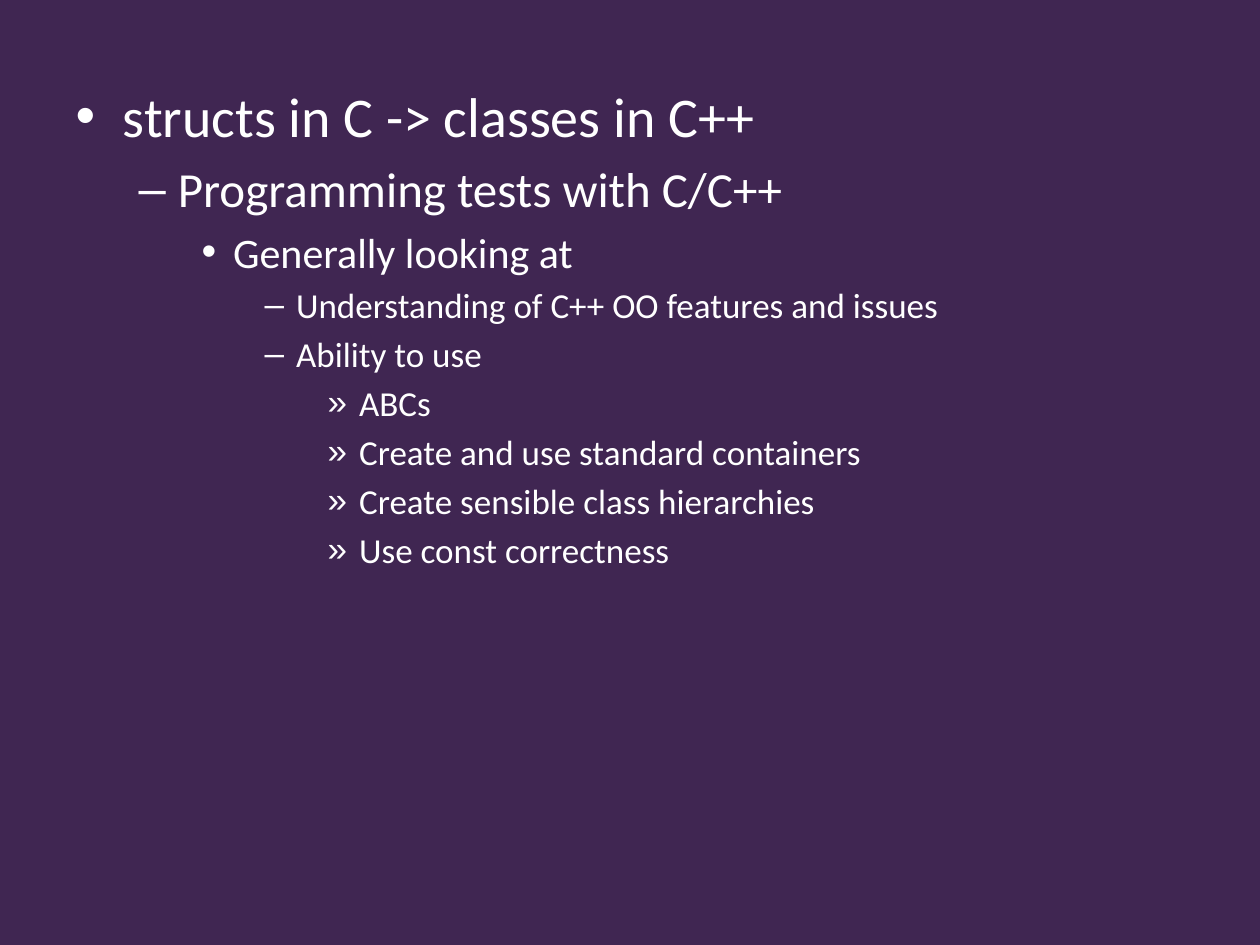
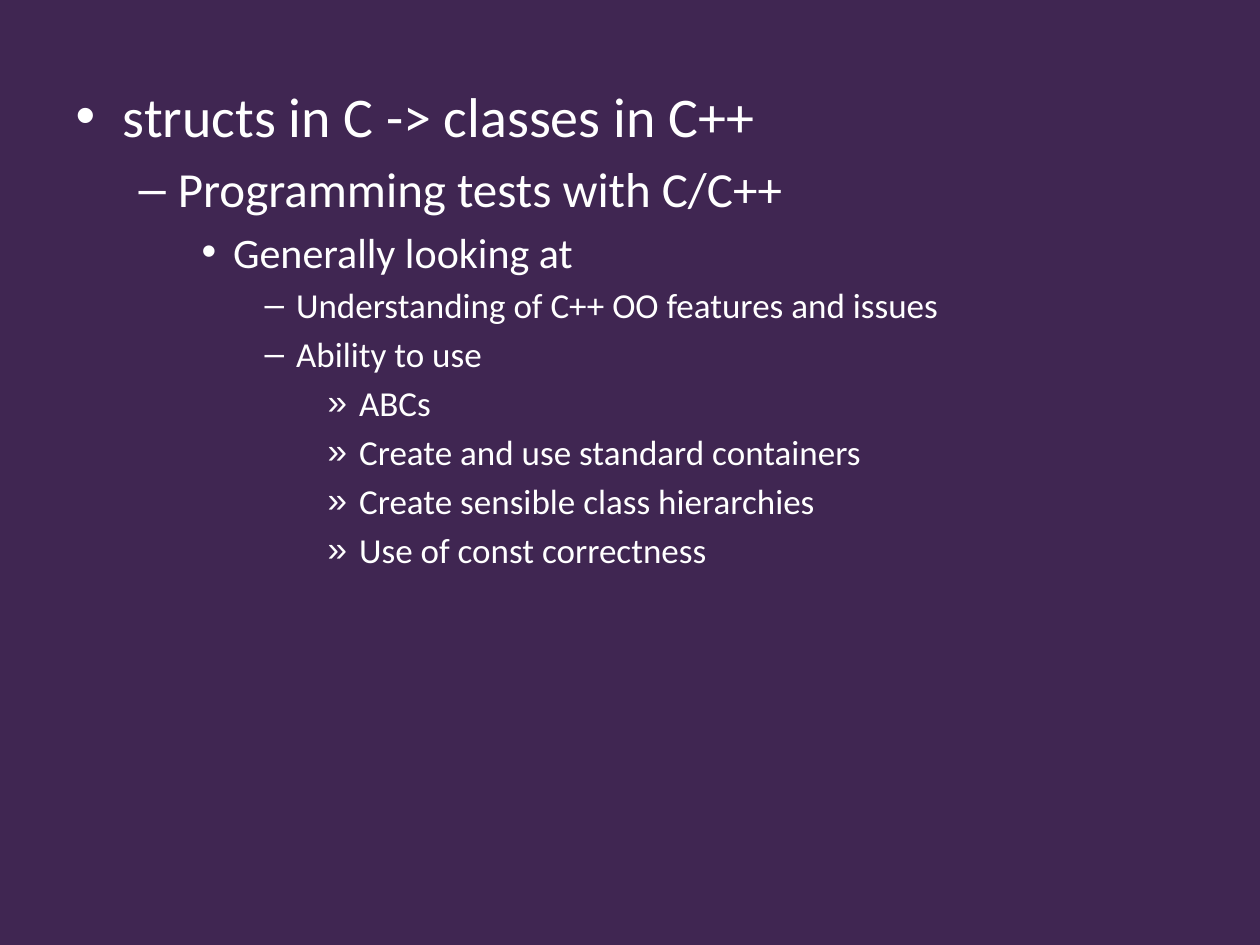
Before and after one commit to Falmouth-Games-Academy/ba-course-materials, a slide deck: slide 15 of GAM340/04/programming/2019-20-GAM340-04-programming-workshop.pptx (slide 12 before the commit). Drawn at 1260x945 pixels with LibreOffice and Linux fonts; fonts in the diff are those of the drawing; background and template pictures are left out. Boxes give left, top, right and bottom in pixels: in the first picture for what was removed or moved away, otherwise in the second. Text is boxed around its words. In the diff, an @@ line names an element or a change of style, - is before the commit and + after.

```diff
--- a/GAM340/04/programming/2019-20-GAM340-04-programming-workshop.pptx
+++ b/GAM340/04/programming/2019-20-GAM340-04-programming-workshop.pptx
@@ text at bbox=[359, 539, 706, 564]: text changed @@
-        » Use const correctness
+        » Use of const correctness
```
Also in this commit, not shown: 1 other slide changed, 3 slides added, 4 other files.
